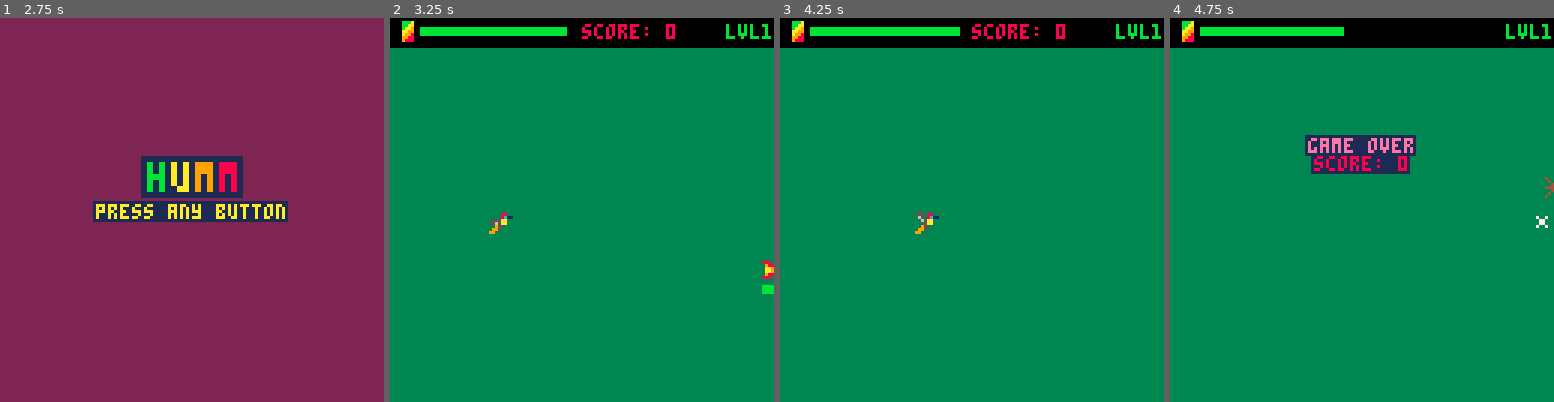
Above: before the commit, frames 1-4 (left to right).
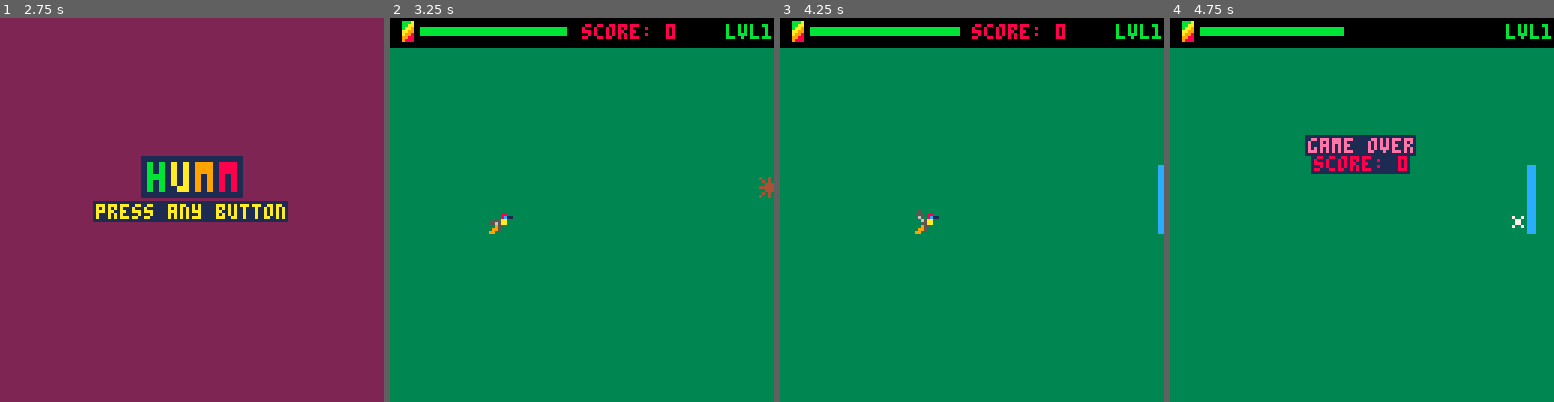
Above: after the commit, the same moments.

Repository: Cuttleshock/PICO-8-projects
Game: PICO-8 cartridge humm.p8
Same seed, same stepped clock (60 frames per second), same inputs: the game is played once before the commit and once after it.
Inputs:
- Up to frame 1 (2.75 s): tap X (X key) at 0.33, 1.07, 1.85 s; tap O (Z key) at 0.7, 1.7, 2.1, 2.5 s; hold Right 1.6-2.1 s; hold Up 2.15-2.42 s; hold Right from 2.47 s (still down)
- Up to frame 2 (3.25 s): tap O (Z key) at 2.9 s; tap X (X key) at 2.97 s; release Right at 3.03 s; hold Left from 3.08 s (still down)
- Up to frame 3 (4.25 s): tap O (Z key) at 3.3, 3.7, 4.1 s; release Left at 3.58 s; hold Down 3.63-3.97 s; hold Right from 4.02 s (still down); tap X (X key) at 4.08 s
- Up to frame 4 (4.75 s): tap O (Z key) at 4.5 s; release Right at 4.68 s; hold Up from 4.73 s (still down)

Frame 1 is identical in both runs. In frame 2, 0.3% of the frame differs, in the area x 96-100%, y 41-72%; in frame 3, 0.3%; in frame 4, 0.6%, in the area x 89-100%, y 38-57%.

Commit message:
Different, possibly less dirty way of doing special spawns, with nsoverride and asoverride

Diff:
--- a/humm.p8
+++ b/humm.p8
@@ -60,9 +60,9 @@
 
 -- state
 nextspawn = 0
-_delayspawn = 0
+nsoverride = nil
 actorseed = rnd(1)
-_specialseed = 0
+asoverride = nil
 _time = 0
 _lvl = 1
 _tonextscore = mns[_lvl]
@@ -198,16 +198,11 @@
 		end
 	end
 	if nextspawn < 0 then
-		if _delayspawn>0 then
-			_delayspawn -= 1
-			if _delayspawn == 0 then
-				spawnnpcspecial()
-			end
-		else
-			spawnnpc()
-			actorseed = rnd(1)
-		end
-		nextspawn = 20-_lvl+flr(rnd(20-_lvl))
+		spawnnpc()
+		actorseed = asoverride or rnd(1)
+		nextspawn = nsoverride or 20-_lvl+flr(rnd(20-_lvl))
+		asoverride = nil
+		nsoverride = nil
 	end
 end
 
@@ -343,7 +338,30 @@
 			})
 		end
 	elseif _lvl == 5 then
-		if (actorseed < 0.2
+		if actorseed=='spkwall' then
+			local gap=flr(rnd(1)*9)+1
+			local _y=scrntp+2
+			for x=1,9 do
+				if x~=gap then
+					add(npcs,spike{
+					 x=scrnrt,
+					 y=_y,
+					 dx=-0.75,
+					})
+					_y += 10.5
+				else
+					_y += 12
+					add(npcs,flower{
+					 juice=80,
+					 x=scrnrt,
+					 y=_y,
+					 dx=-0.75,
+					})
+					_y += 22
+				end
+			end
+			nsoverride = 50
+		elseif (actorseed < 0.2
 		 or pc.juice < 60
 		) then
 			local _yf=scrntp+flr(rnd(scrnbt-scrntp-12))
@@ -381,8 +399,8 @@
 			 dy=_dy,
 			})
 		elseif actorseed < 0.6 then
-			_delayspawn=2
-			_specialseed=1
+			nsoverride=50
+			asoverride='spkwall'
 		else
 			local _h = 28+flr(rnd(15+4*_lvl))
 			add(npcs,block{
@@ -394,36 +412,6 @@
 			 dy=0.5*(flr(rnd(3))-1),
 			})
 		end
-	end
-end
-
-function spawnnpcspecial()
-	if _specialseed == 2 then
-		return
-	elseif _lvl==5 then
-		local gap=flr(actorseed*9)+1
-		local _y=scrntp+2
-		for x=1,9 do
-			if x~=gap then
-				add(npcs,spike{
-				 x=scrnrt,
-				 y=_y,
-				 dx=-0.75,
-				})
-				_y += 10.5
-			else
-				_y += 12
-				add(npcs,flower{
-				 juice=80,
-				 x=scrnrt,
-				 y=_y,
-				 dx=-0.75,
-				})
-				_y += 22
-			end
-		end
-		_delayspawn = 1
-		_specialseed = 2
 	end
 end
 
@@ -629,6 +617,10 @@
 		_fsm = 'game'
 		_score = 0
 		_time = 0
+		nextspawn = 0
+		nsoverride = nil
+		actorseed = rnd(1)
+		asoverride = nil
 	elseif _sgtype=='gmover' then
 		_fsm = 'gmover'
 	elseif _sgtype=='score' then
